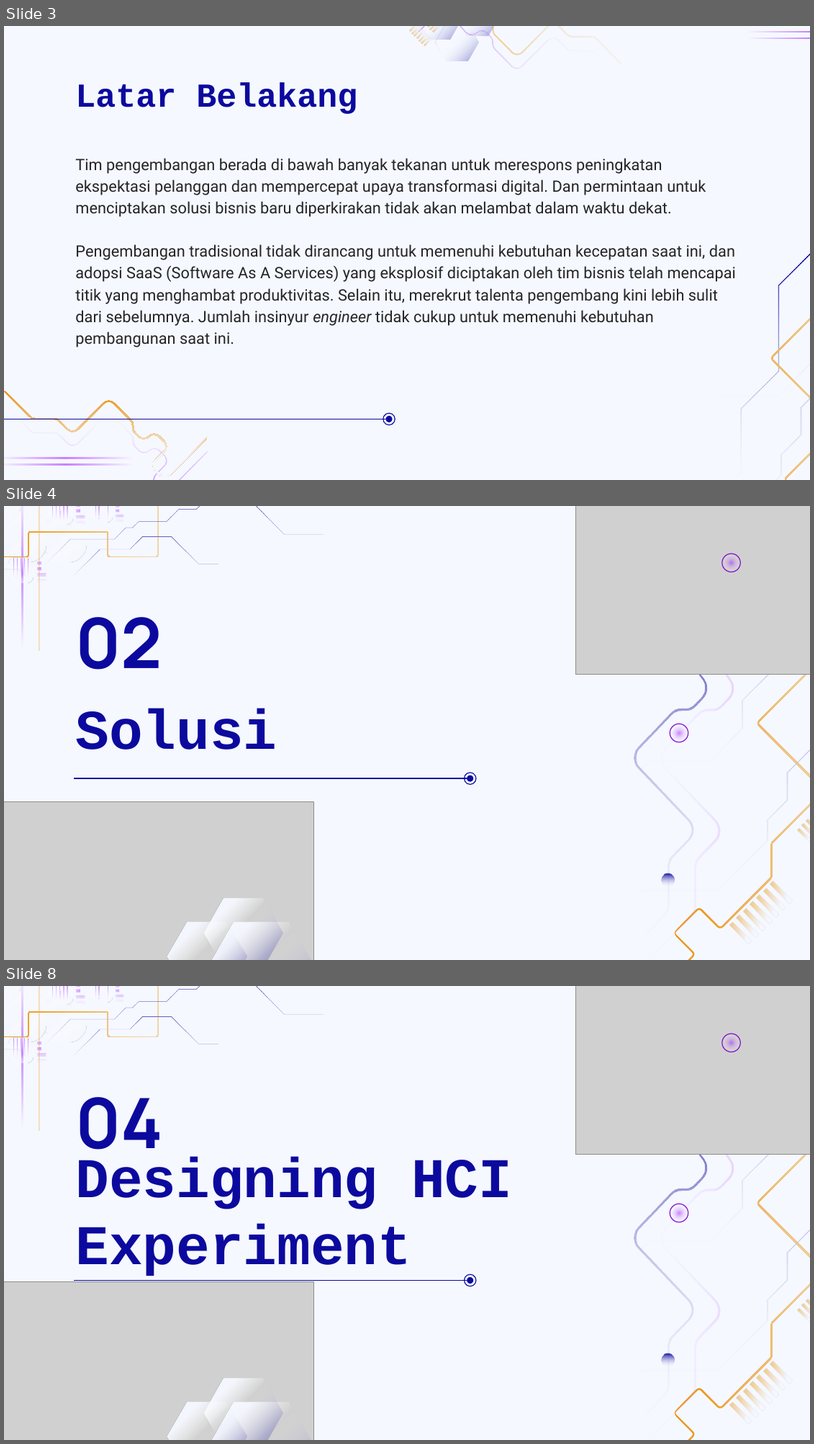
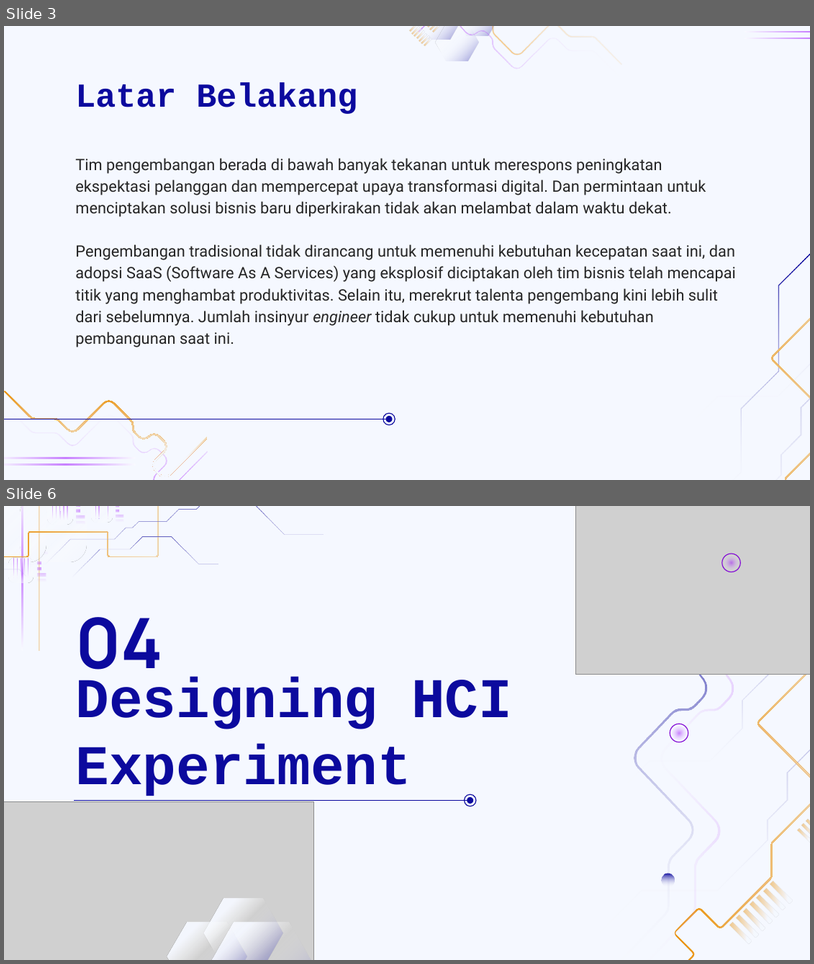
Before and after one commit to tdimk2023p/final-project-nrahmatd, a slide deck: Power Point/Low Code Platform for Improve Human Interaction.pptx. Shown one above the other, each under a label of ours: slides 3, 4 and 8 before the commit, slides 3 and 6 after it; the slides between them are not shown. The pictures are 814x1444 and 814x964 pixels, drawn with LibreOffice and Linux fonts; fonts in the diff are those of the drawing; grey boxes stand for pictures; background and template pictures are left out. Boxes give left, top, right and bottom in pixels: in the first picture for what was removed or moved away, otherwise in the second. Text is boxed around its words. In the diff, an @@ line names an element or a change of style, - is before the commit and + after.

```diff
--- a/Power Point/Low Code Platform for Improve Human Interaction.pptx
+++ b/Power Point/Low Code Platform for Improve Human Interaction.pptx
@@ slide 4 removed at (4, 506, 810, 960), background #F5F8FF; not listed: 28 template elements that a slide beside it also shows @@
@@ title removed at (75, 617, 162, 669) @@
-02
@@ title removed at (75, 708, 277, 749) @@
-Solusi
@@ line removed from (74, 779) to (468, 779) @@
@@ ellipse removed at (465, 772, 476, 784) @@
@@ ellipse removed at (467, 775, 473, 782) @@
@@ group removed at (576, 506, 810, 960): 15 freeform shapes, 5 ellipses, 1 picture @@
@@ group removed at (4, 802, 317, 960): 3 freeform shapes, 1 picture @@
@@ what was slide 8 is now slide 6 @@
```
Also in this commit, not shown: 8 slides changed, 5 slides added, 1 other slide removed, 4 other files.
